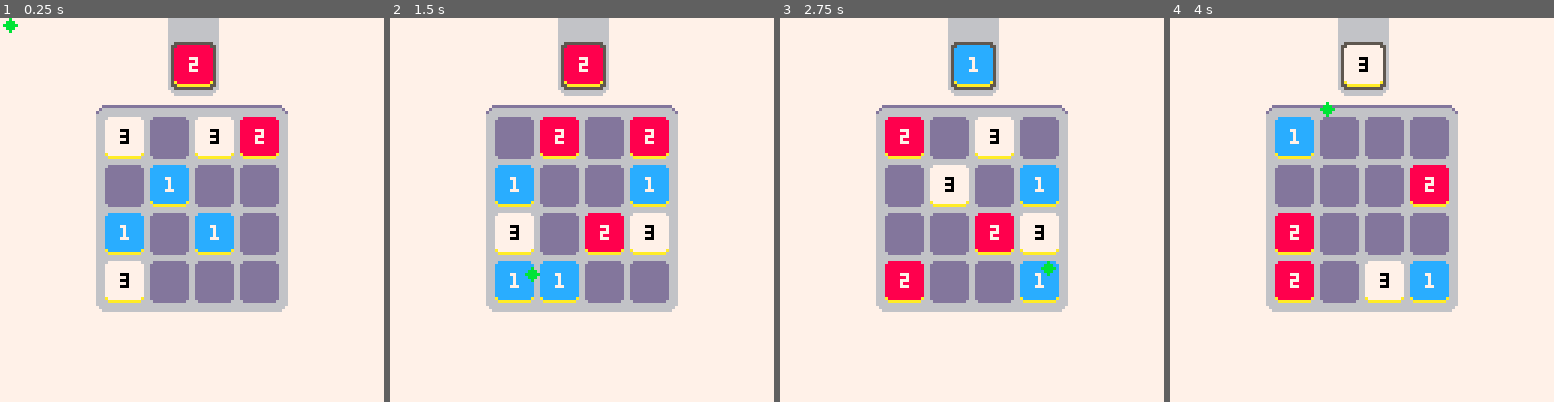
Above: before the commit, frames 1-4 (left to right).
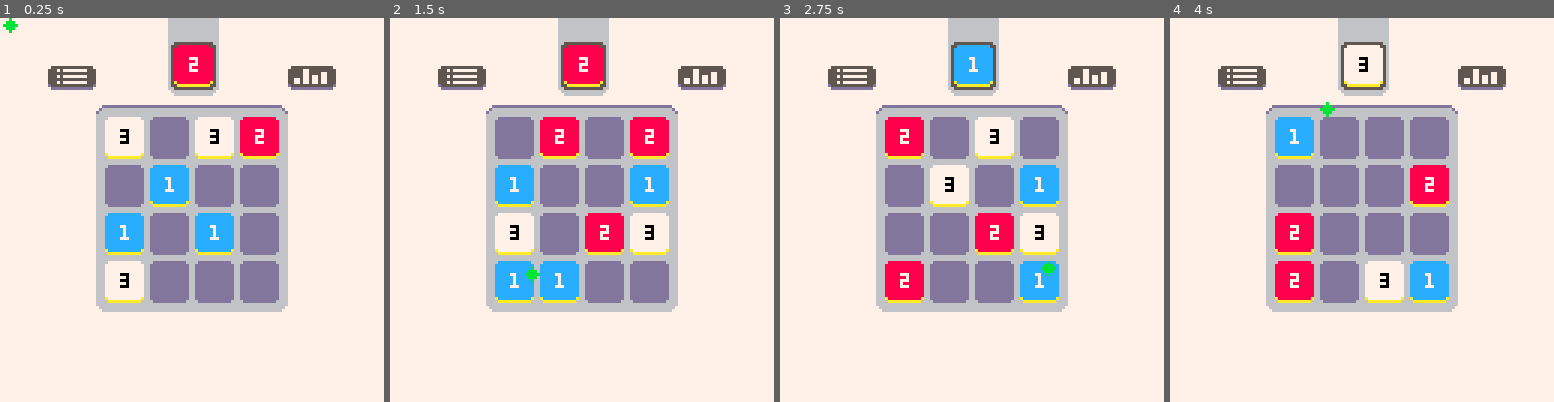
Above: after the commit, the same moments.

Repository: bobby-lynch/Pico-8-Threes
Game: PICO-8 cartridge threes.p8
Same seed, same stepped clock (60 frames per second), same inputs: the game is played once before the commit and once after it.
Inputs (mouse positions are in pixels of both pictures, inside the frame that each line leads up to):
- Up to frame 1 (0.25 s): no input
- Up to frame 2 (1.5 s): click (459, 121) at 0.67 s; tap X (X key) at 1.07 s; click (520, 267) at 1.22 s
- Up to frame 3 (2.75 s): click (975, 114) at 1.77 s; tap X (X key) at 2.07, 2.4, 2.73 s; click (1037, 259) at 2.32 s
- Up to frame 4 (4 s): click (1492, 106) at 2.87 s; tap X (X key) at 3.07, 3.4, 3.73 s; click (1254, 256) at 3.42 s; click (1315, 102) at 3.97 s

The runs differ from the first frame. In frame 1, 1.2% of the frame differs, in the area x 12-88%, y 12-19%; in frame 2, 1.2%; in frame 3, 1.2%; in frame 4, 1.2%.

Commit message:
Added comments and main menu screen
Added new comments to the initialize.lua file and created a menu screen
in the map data. New sprites were created and added to the sprite data,
and some sprite data was rearranged to better make use of available
space.

Diff:
--- a/lua/initialize.lua
+++ b/lua/initialize.lua
@@ -3,6 +3,9 @@
 --and reset the game's values
 function initialize()
 
+    cartdata("blynch_threes")
+
+    -- enable mouse
     poke(0x5f2d,0x01)
 
 	palt(11,true)
@@ -12,15 +15,22 @@
 
     playmusic()
 
+    -- mouse position
 	pos = {x=0,y=0}
 
+    -- change in mouse position
 	change = pos
 
+    -- mouse click
 	click = false
 
+    -- relative angle of current mouse position to mouse position when clicked
 	angle = 0
 
+    -- current direction
 	direction = "none"
+
+    -- previous direction
     prevdirection = direction
 
 	-- x,y coordinates of sprites
--- /dev/null
+++ b/lua/state.lua
@@ -0,0 +1,10 @@
+
+--
+function getstate()
+
+end
+
+
+function setstate()
+
+end
--- a/threes.p8
+++ b/threes.p8
@@ -206,139 +206,139 @@
 
 
 __map__
-0101010101010102021201010101010100000000000000000000000000000000000000000000000000000000000000000000000000000000000000000000000000000000000000000000000000000000000000000000000000000000000000000000000000000000000000000000000000000000000000000000000000000000
-0101010101010102021201010101010100000000000000000000000000000000000000000000000000000000000000000000000000000000000000000000000000000000000000000000000000000000000000000000000000000000000000000000000000000000000000000000000000000000000000000000000000000000
-0101010101010102021201010101010100000000000000000000000000000000000000000000000000000000000000000000000000000000000000000000000000000000000000000000000000000000000000000000000000000000000000000000000000000000000000000000000000000000000000000000000000000000
-0101010131323234353232330101010100000000000000000000000000000000000000000000000000000000000000000000000000000000000000000000000000000000000000000000000000000000000000000000000000000000000000000000000000000000000000000000000000000000000000000000000000000000
-0101010163646566434445460101010100000000000000000000000000000000000000000000000000000000000000000000000000000000000000000000000000000000000000000000000000000000000000000000000000000000000000000000000000000000000000000000000000000000000000000000000000000000
-0101010173747576535455560101010100000000000000000000000000000000000000000000000000000000000000000000000000000000000000000000000000000000000000000000000000000000000000000000000000000000000000000000000000000000000000000000000000000000000000000000000000000000
-0101010163646566434445460101010100000000000000000000000000000000000000000000000000000000000000000000000000000000000000000000000000000000000000000000000000000000000000000000000000000000000000000000000000000000000000000000000000000000000000000000000000000000
-0101010173747576535455560101010100000000000000000000000000000000000000000000000000000000000000000000000000000000000000000000000000000000000000000000000000000000000000000000000000000000000000000000000000000000000000000000000000000000000000000000000000000000
-0101010163646566434445460101010100000000000000000000000000000000000000000000000000000000000000000000000000000000000000000000000000000000000000000000000000000000000000000000000000000000000000000000000000000000000000000000000000000000000000000000000000000000
-0101010173747576535455560101010100000000000000000000000000000000000000000000000000000000000000000000000000000000000000000000000000000000000000000000000000000000000000000000000000000000000000000000000000000000000000000000000000000000000000000000000000000000
-0101010163646566434445460101010100000000000000000000000000000000000000000000000000000000000000000000000000000000000000000000000000000000000000000000000000000000000000000000000000000000000000000000000000000000000000000000000000000000000000000000000000000000
-0101010173747576535455560101010100000000000000000000000000000000000000000000000000000000000000000000000000000000000000000000000000000000000000000000000000000000000000000000000000000000000000000000000000000000000000000000000000000000000000000000000000000000
-0101010121222222222222230101010100000000000000000000000000000000000000000000000000000000000000000000000000000000000000000000000000000000000000000000000000000000000000000000000000000000000000000000000000000000000000000000000000000000000000000000000000000000
-0101010101010101010101010101010100000000000000000000000000000000000000000000000000000000000000000000000000000000000000000000000000000000000000000000000000000000000000000000000000000000000000000000000000000000000000000000000000000000000000000000000000000000
-0101010101010101010101010101010100000000000000000000000000000000000000000000000000000000000000000000000000000000000000000000000000000000000000000000000000000000000000000000000000000000000000000000000000000000000000000000000000000000000000000000000000000000
-0101010101010101010101010101010100000000000000000000000000000000000000000000000000000000000000000000000000000000000000000000000000000000000000000000000000000000000000000000000000000000000000000000000000000000000000000000000000000000000000000000000000000000
-…(120 lines of a section not shown)…
+0101010101010102021201010101010101010101010101010101010101010101000000000000000000000000000000000000000000000000000000000000000000000000000000000000000000000000000000000000000000000000000000000000000000000000000000000000000000000000000000000000000000000000
+0101010101010102021201010101010101010101015260616270010101010101000000000000000000000000000000000000000000000000000000000000000000000000000000000000000000000000000000000000000000000000000000000000000000000000000000000000000000000000000000000000000000000000
+0101202101010102021201013031010101012021014041425050510122230101000000000000000000000000000000000000000000000000000000000000000000000000000000000000000000000000000000000000000000000000000000000000000000000000000000000000000000000000000000000000000000000000
+0101010134353510113535360101010101010101343535353535353601010101000000000000000000000000000000000000000000000000000000000000000000000000000000000000000000000000000000000000000000000000000000000000000000000000000000000000000000000000000000000000000000000000
+0101010163646566434445460101010101010101636465664344454601010101000000000000000000000000000000000000000000000000000000000000000000000000000000000000000000000000000000000000000000000000000000000000000000000000000000000000000000000000000000000000000000000000
+0101010173747576535455560101010101010101737475765354555601010101000000000000000000000000000000000000000000000000000000000000000000000000000000000000000000000000000000000000000000000000000000000000000000000000000000000000000000000000000000000000000000000000
+0101010163646566434445460101010101010101636465664344454601010101000000000000000000000000000000000000000000000000000000000000000000000000000000000000000000000000000000000000000000000000000000000000000000000000000000000000000000000000000000000000000000000000
+0101010173747576535455560101010101010101737475765354555601010101000000000000000000000000000000000000000000000000000000000000000000000000000000000000000000000000000000000000000000000000000000000000000000000000000000000000000000000000000000000000000000000000
+0101010163646566434445460101010101010101636465664344454601010101000000000000000000000000000000000000000000000000000000000000000000000000000000000000000000000000000000000000000000000000000000000000000000000000000000000000000000000000000000000000000000000000
+0101010173747576535455560101010101010101737475765354555601010101000000000000000000000000000000000000000000000000000000000000000000000000000000000000000000000000000000000000000000000000000000000000000000000000000000000000000000000000000000000000000000000000
+0101010163646566434445460101010101010101242525252525252601010101000000000000000000000000000000000000000000000000000000000000000000000000000000000000000000000000000000000000000000000000000000000000000000000000000000000000000000000000000000000000000000000000
+0101010173747576535455560101010101010101010101010101010101010101000000000000000000000000000000000000000000000000000000000000000000000000000000000000000000000000000000000000000000000000000000000000000000000000000000000000000000000000000000000000000000000000
+01010101242525252525252601010101010101010f1f1f1f1f1f1f2f01010101000000000000000000000000000000000000000000000000000000000000000000000000000000000000000000000000000000000000000000000000000000000000000000000000000000000000000000000000000000000000000000000000
+0101010101010101010101010101010101010101010101010101010101010101000000000000000000000000000000000000000000000000000000000000000000000000000000000000000000000000000000000000000000000000000000000000000000000000000000000000000000000000000000000000000000000000
+0101010101010101010101010101010101010101010101010101010101010101000000000000000000000000000000000000000000000000000000000000000000000000000000000000000000000000000000000000000000000000000000000000000000000000000000000000000000000000000000000000000000000000
+0101010101010101010101010101010101010101010101010101010101010101000000000000000000000000000000000000000000000000000000000000000000000000000000000000000000000000000000000000000000000000000000000000000000000000000000000000000000000000000000000000000000000000
+…(120 lines of a section not shown)…
Not shown, changed: 64 lines of the sprite sheet (__gfx__) section of threes.p8
